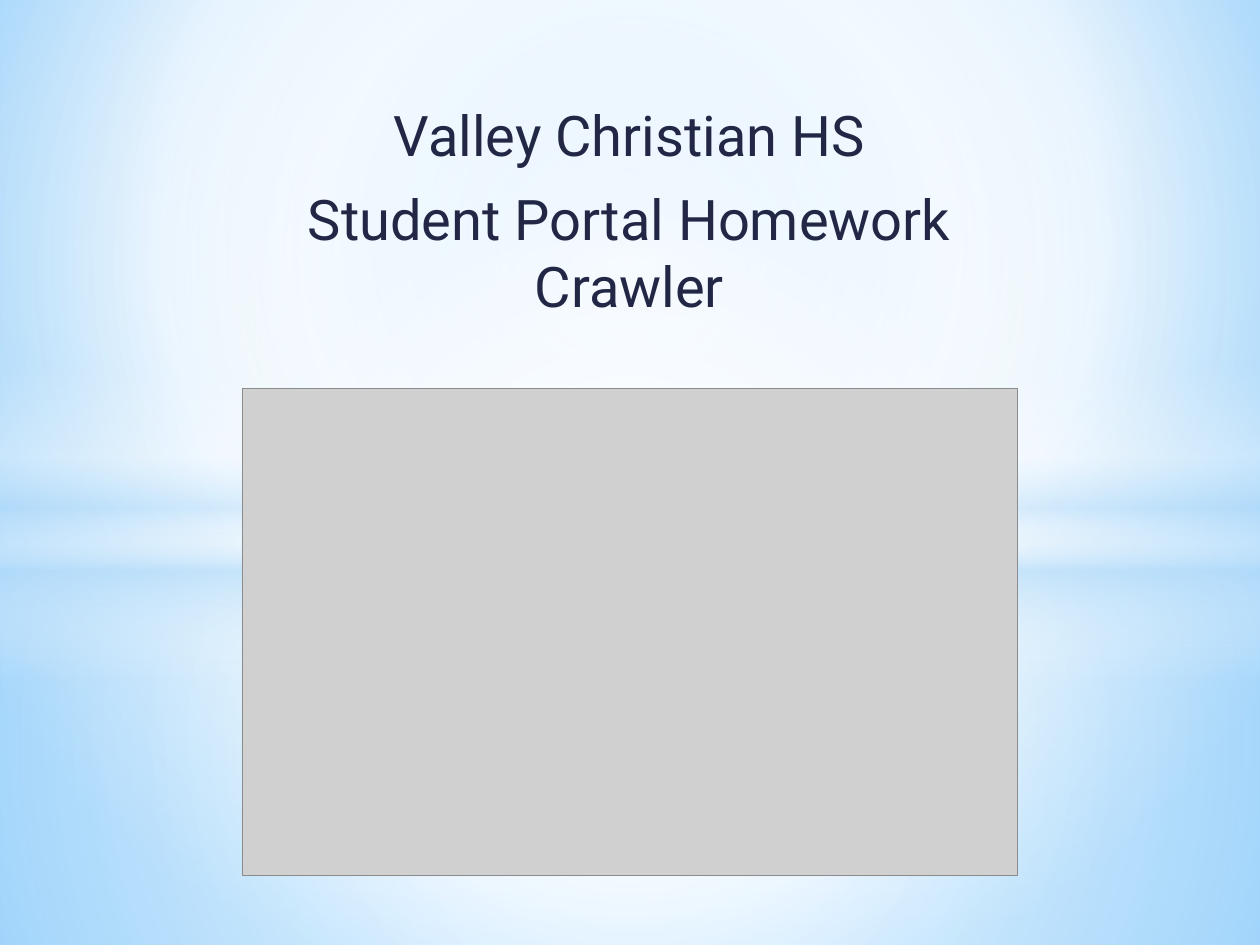
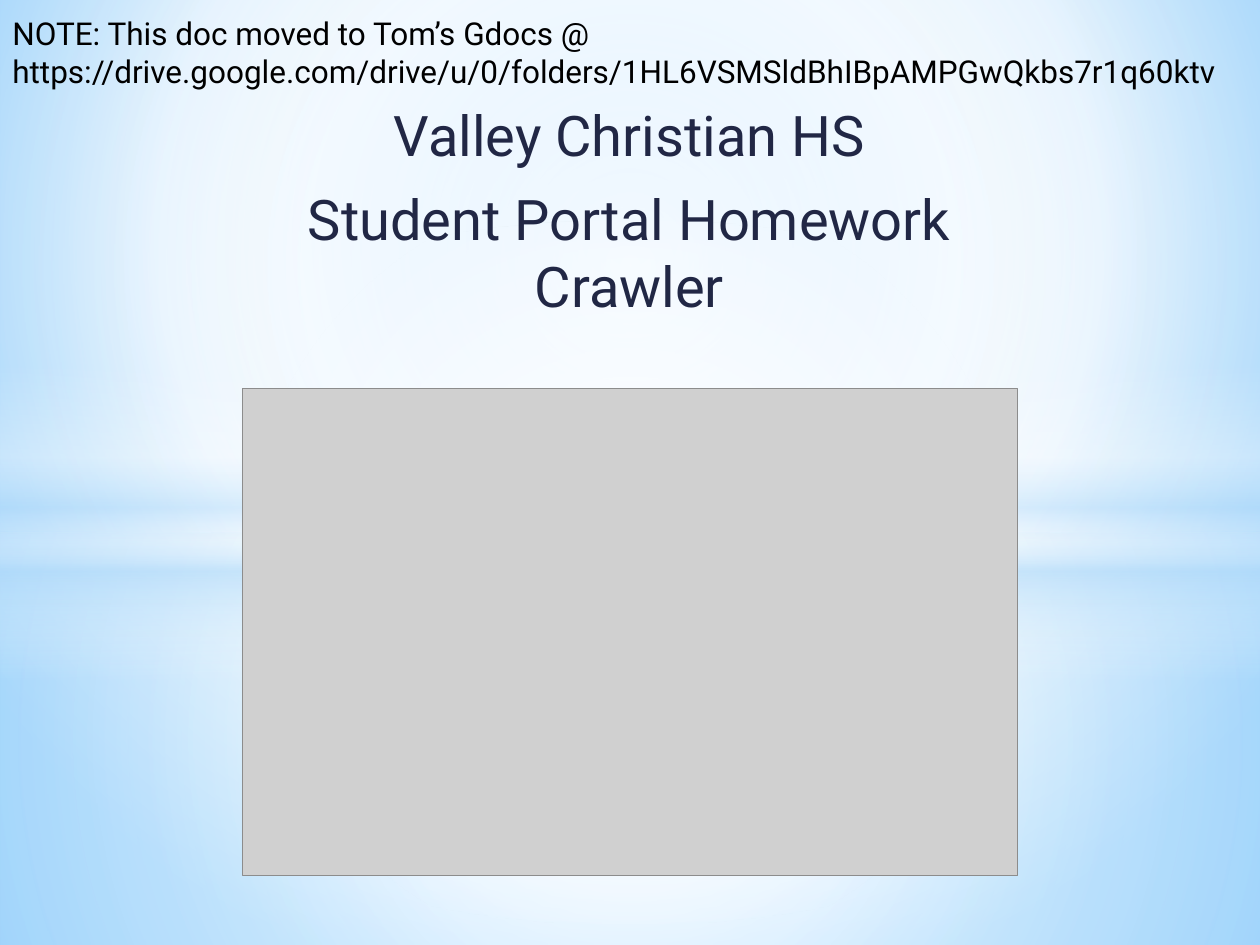
Before and after one commit to lhale/VCHS_HomeworkCrawler, a slide deck: slide 1 of docs/HomeworkCrawler.pptx. Drawn at 1260x945 pixels with LibreOffice and Linux fonts; fonts in the diff are those of the drawing; grey boxes stand for pictures. Boxes give left, top, right and bottom in pixels: in the first picture for what was removed or moved away, otherwise in the second. Text is boxed around its words. In the diff, an @@ line names an element or a change of style, - is before the commit and + after.

Commit message:
Change config.properties class links to just the class id. Followed suit in main program. Some PPT doc adds

```diff
--- a/docs/HomeworkCrawler.pptx
+++ b/docs/HomeworkCrawler.pptx
@@ text added at box(12, 21, 1215, 91), 18 pt, text #000000 @@
+NOTE: This doc moved to Tom’s Gdocs @
+https://drive.google.com/drive/u/0/folders/1HL6VSMSldBhIBpAMPGwQkbs7r1q60ktv
```
Also in this commit, not shown: 2 other files.
